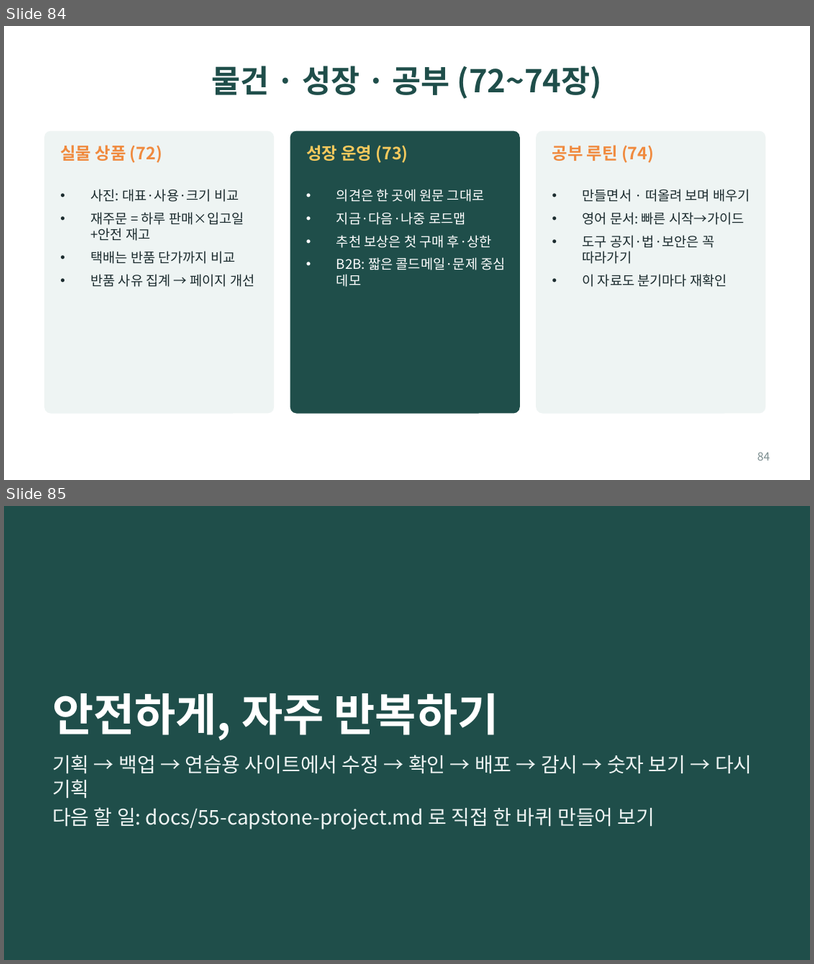
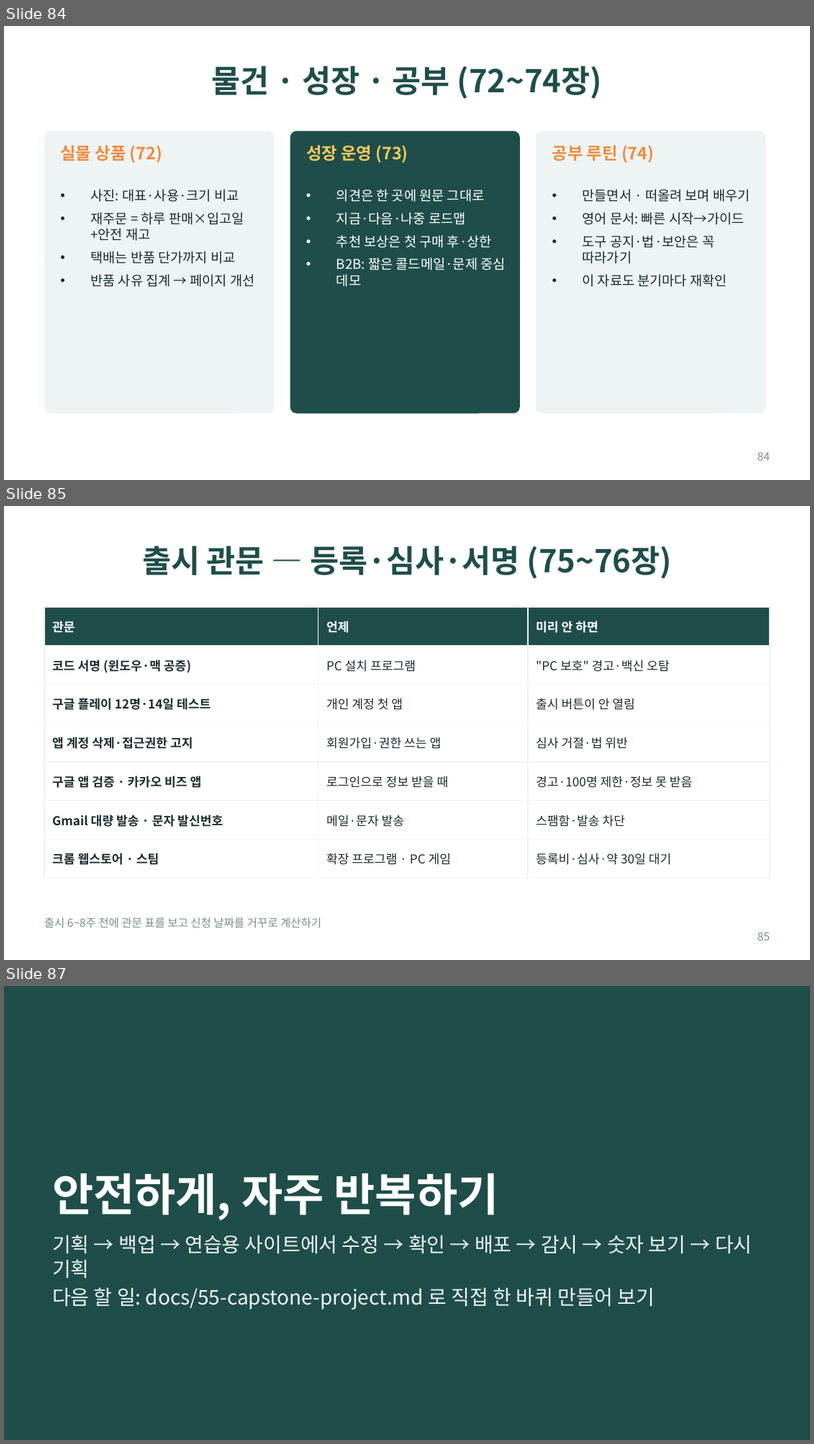
Before and after one commit to bincodin-ko/stanford-study, a slide deck: slides/internet-business-101.pptx. Shown one above the other, each under a label of ours: slides 84 and 85 before the commit, slides 84, 85 and 87 after it; the slides between them are not shown. The pictures are 814x964 and 814x1444 pixels, drawn with LibreOffice and Linux fonts; fonts in the diff are those of the drawing. Boxes give left, top, right and bottom in pixels: in the first picture for what was removed or moved away, otherwise in the second. Text is boxed around its words. In the diff, an @@ line names an element or a change of style, - is before the commit and + after.

```diff
--- a/slides/internet-business-101.pptx
+++ b/slides/internet-business-101.pptx
@@ slide 85 added at [4, 506, 810, 960], background #FFFFFF @@
@@ title added at [142, 546, 672, 579], 28 pt, text #1F4E4A, bold @@
+출시 관문 — 등록·심사·서명 (75~76장)
@@ table added at [44, 607, 770, 867], 7 rows, 3 columns @@
+관문 | 언제 | 미리 안 하면
+코드 서명 (윈도우·맥 공증) | PC 설치 프로그램 | "PC 보호" 경고·백신 오탐
+구글 플레이 12명·14일 테스트 | 개인 계정 첫 앱 | 출시 버튼이 안 열림
+앱 계정 삭제·접근권한 고지 | 회원가입·권한 쓰는 앱 | 심사 거절·법 위반
+구글 앱 검증 · 카카오 비즈 앱 | 로그인으로 정보 받을 때 | 경고·100명 제한·정보 못 받음
+Gmail 대량 발송 · 문자 발신번호 | 메일·문자 발송 | 스팸함·발송 차단
+크롬 웹스토어 · 스팀 | 확장 프로그램 · PC 게임 | 등록비·심사·약 30일 대기
@@ text added at [44, 917, 322, 927], 10 pt, text #7A8C8E @@
+출시 6~8주 전에 관문 표를 보고 신청 날짜를 거꾸로 계산하기
@@ page number added at [758, 932, 770, 940], 10 pt, text #7A8C8E @@
+85
@@ what was slide 85 is now slide 87 @@
```
Also in this commit, not shown: 1 other slide added, 22 other files.
